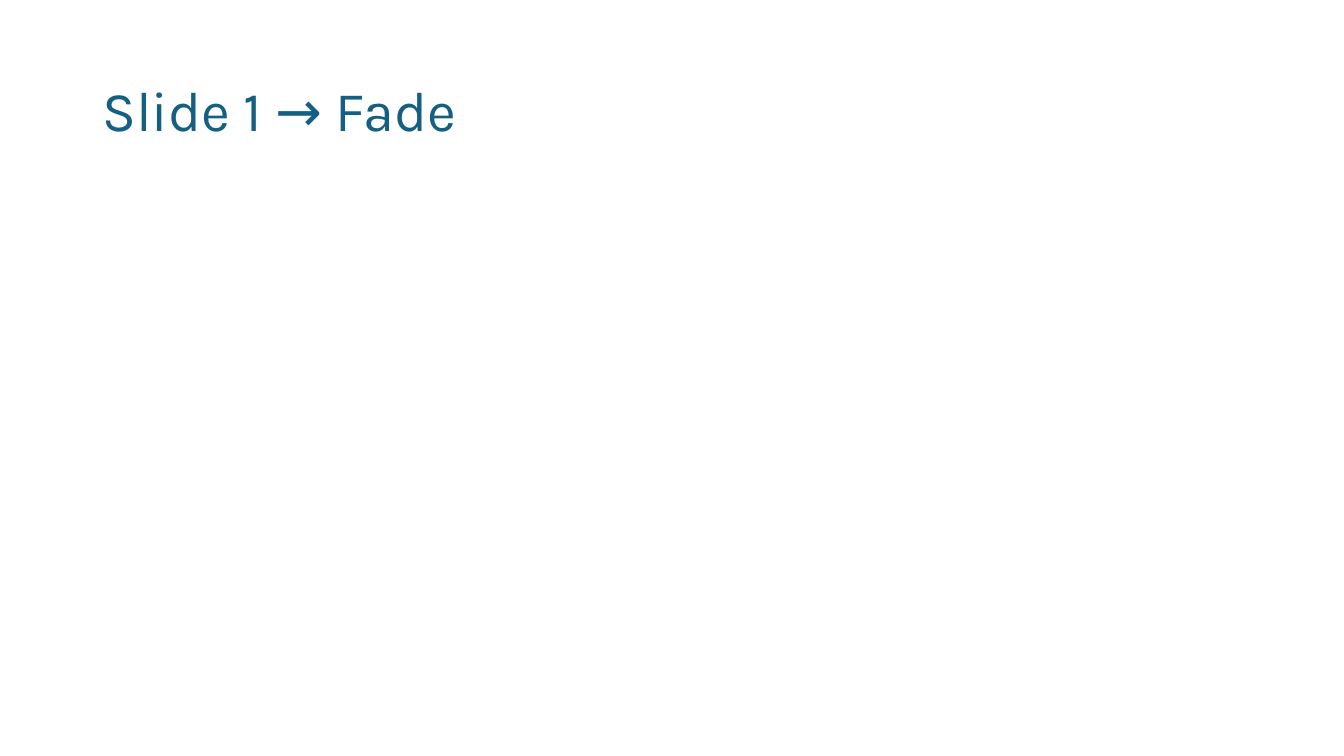
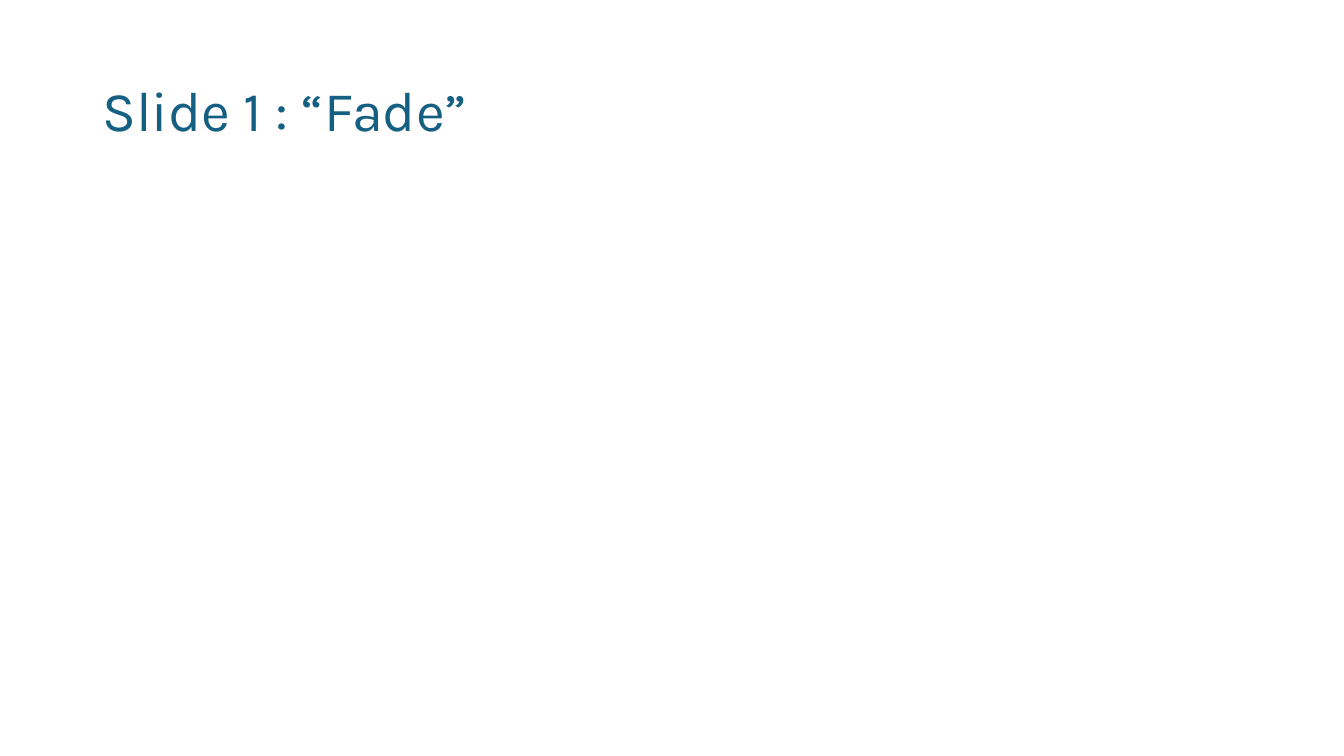
Before and after one commit to onysu/kursus, a slide deck: slide 1 of assets/files/4_Slide_Transisi.pptx. Drawn at 1344x756 pixels with LibreOffice and Linux fonts; fonts in the diff are those of the drawing. Boxes give left, top, right and bottom in pixels: in the first picture for what was removed or moved away, otherwise in the second. Text is boxed around its words. In the diff, an @@ line names an element or a change of style, - is before the commit and + after.

```diff
--- a/assets/files/4_Slide_Transisi.pptx
+++ b/assets/files/4_Slide_Transisi.pptx
@@ title at (x1=102, y1=92, x2=467, y2=132): text changed @@
-Slide 1 → Fade
+Slide 1 : “Fade”
```
Also in this commit, not shown: 3 other slides changed, 1 other file.
